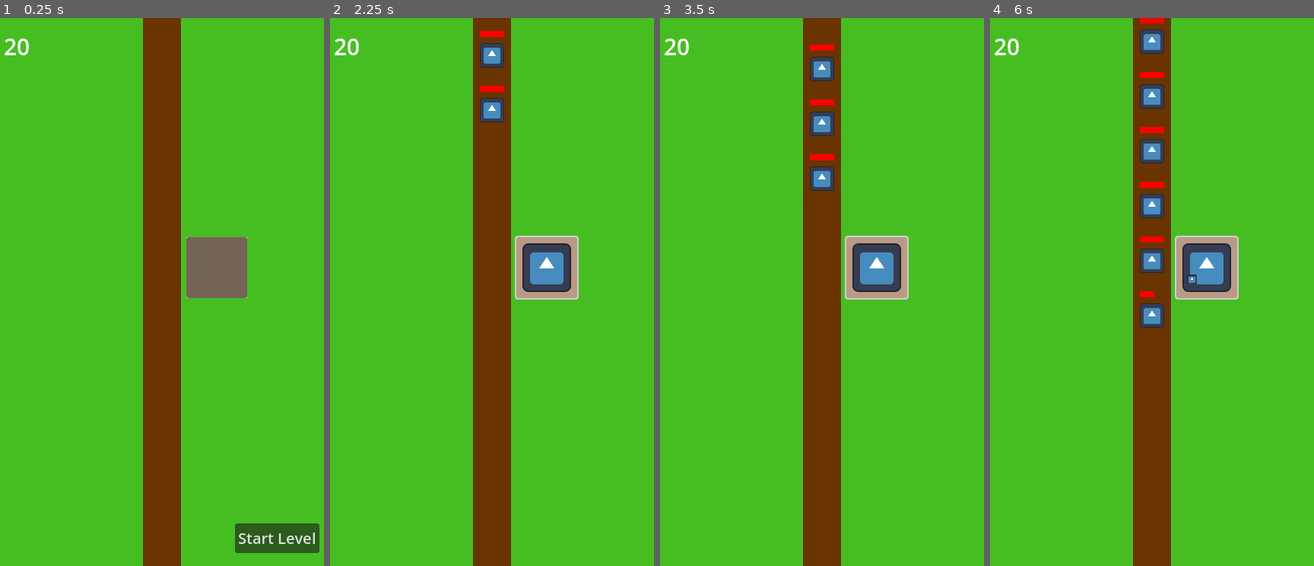
Above: before the commit, frames 1-4 (left to right).
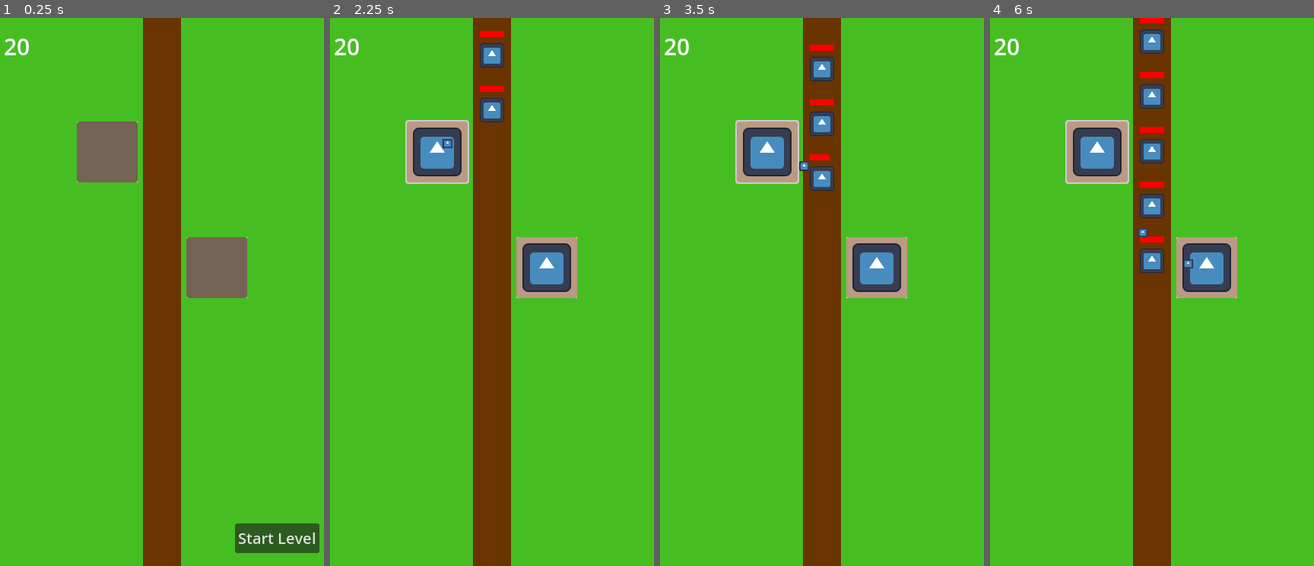
Above: after the commit, the same moments.

Repository: wbryceangell/godot_tower_defense
Game: Godot game, scene res://main.tscn
Same seed, same stepped clock (60 frames per second), same inputs: the game is played once before the commit and once after it. The engine's default icon, where the game draws it, is replaced by a stand-in: a white triangle on a blue panel in a dark square.
Inputs (mouse positions are in pixels of both pictures, inside the frame that each line leads up to):
- Up to frame 1 (0.25 s): no input
- Up to frame 2 (2.25 s): click "Start Level" at 0.5 s; click (547, 270) at 1.27 s; click (436, 149) at 2.02 s
- Up to frame 3 (3.5 s): no input
- Up to frame 4 (6 s): no input

The runs differ from the first frame. In frame 1, 2.1% of the frame differs, in the area x 23-43%, y 18-30%; in frame 2, 2.5%; in frame 3, 2.6%; in frame 4, 3.0%, in the area x 23-77%, y 18-57%.

Commit message:
add another tower plot to level

Diff:
--- a/levels/level.gd
+++ b/levels/level.gd
@@ -18,7 +18,12 @@
 
 func _on_tower_plot_clicked():
 	$TowerPlot.disable_clicking()
-	_spawn_tower()
+	_spawn_tower($TowerPlot)
+
+
+func _on_tower_plot_2_clicked():
+	$TowerPlot2.disable_clicking()
+	_spawn_tower($TowerPlot2)
 
 
 func _spawn_mob():
@@ -28,9 +33,9 @@
 	mob.follow_path($Path2D)
 
 
-func _spawn_tower() -> void:
+func _spawn_tower(plot: TowerPlot) -> void:
 	var tower: Tower = tower_scene.instantiate()
-	tower.global_position = $TowerPlot.position
+	tower.global_position = plot.position
 	add_child(tower)
 
 
@@ -50,7 +55,7 @@
 	$MobTimer.stop()
 	get_tree().call_group("mobs", "queue_free")
 	get_tree().call_group("towers", "queue_free")
-	$TowerPlot.enable_clicking()
+	get_tree().call_group("tower_plots", "enable_clicking")
 	$Hud.set_message("You Lost!")
 	$Hud.show_message()
 	$Hud.show_start_button()
--- a/levels/level.tscn
+++ b/levels/level.tscn
@@ -41,6 +41,10 @@
 
 [node name="Hud" parent="." instance=ExtResource("6_7ngf0")]
 
+[node name="TowerPlot2" parent="." instance=ExtResource("5_1iyt7")]
+position = Vector2(168, 176)
+
 [connection signal="clicked" from="TowerPlot" to="." method="_on_tower_plot_clicked"]
 [connection signal="timeout" from="MobTimer" to="." method="_on_mob_timer_timeout"]
 [connection signal="start_level" from="Hud" to="." method="_on_hud_start_level"]
+[connection signal="clicked" from="TowerPlot2" to="." method="_on_tower_plot_2_clicked"]
--- a/levels/tower_plot/tower_plot.tscn
+++ b/levels/tower_plot/tower_plot.tscn
@@ -2,7 +2,7 @@
 
 [ext_resource type="Script" path="res://levels/tower_plot/tower_plot.gd" id="1_dc0u5"]
 
-[node name="TowerPlot" type="Node2D"]
+[node name="TowerPlot" type="Node2D" groups=["tower_plots"]]
 script = ExtResource("1_dc0u5")
 
 [node name="ColorRect" type="ColorRect" parent="."]
